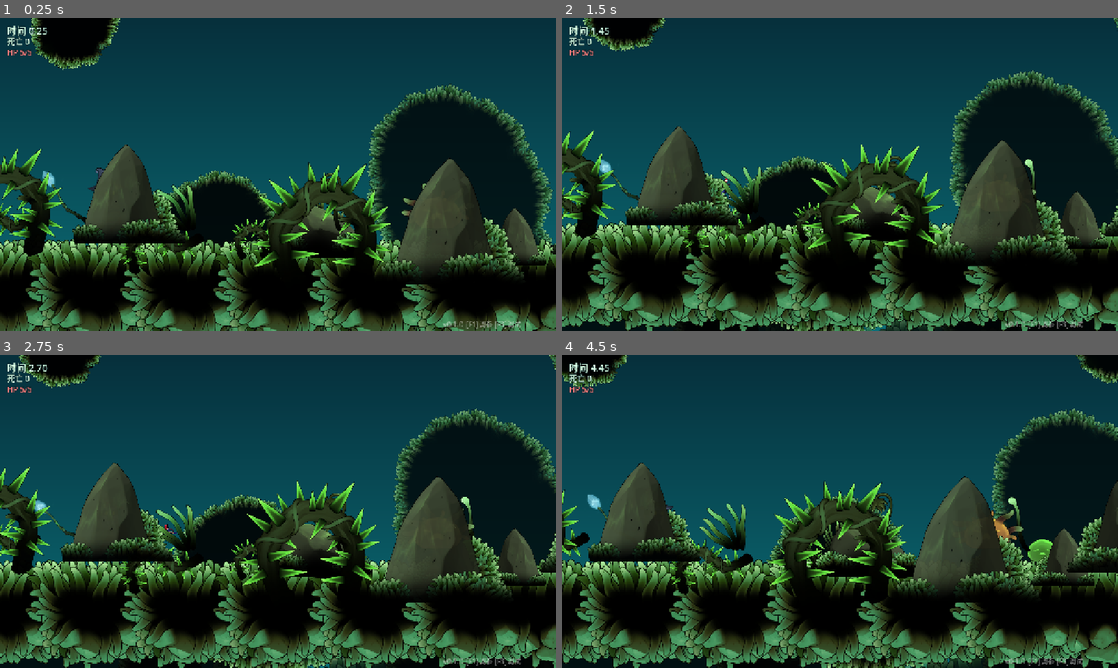
Above: before the commit, frames 1-4 (two rows, left to right).
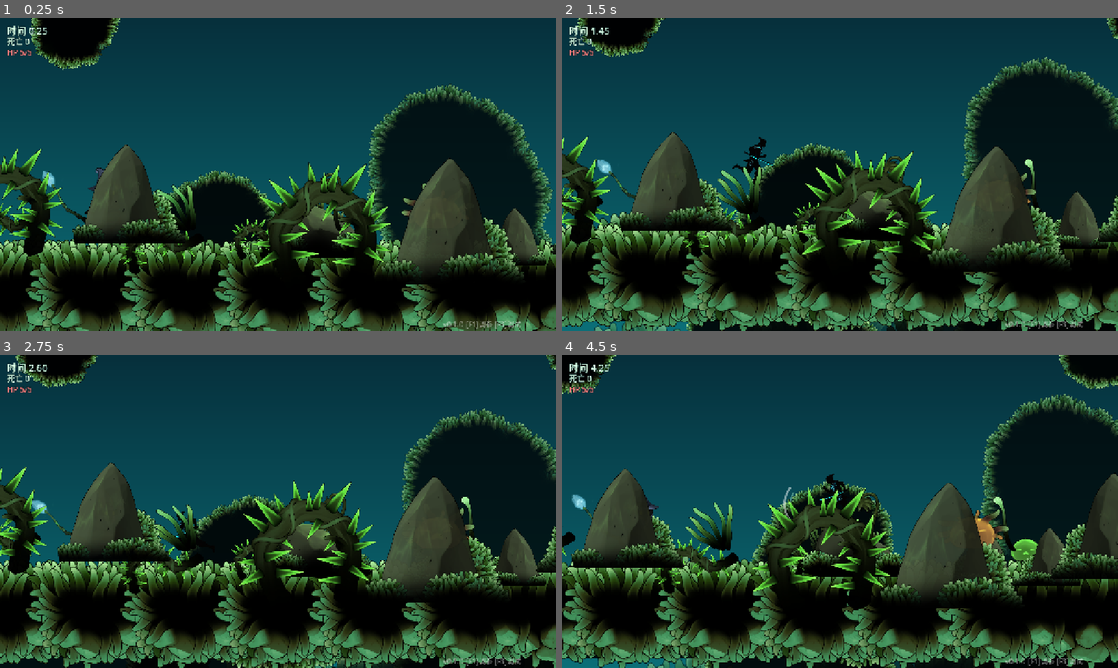
Above: after the commit, the same moments.

Repository: CyberpunkPsychosis/ai-game-engine
Game: Godot game, scene res://scenes/game.tscn
The game is run twice, just before and just after one commit, with the same random seed, the same clock (stepped at 60 frames per second) and the same inputs.
Inputs:
- Up to frame 1 (0.25 s): no input
- Up to frame 2 (1.5 s): tap Enter at 0.5 s; hold D (move_right) from 0.53 s (still down); tap J (attack) at 0.6 s; tap Space (jump) at 0.77, 0.8, 1.07, 1.35 s
- Up to frame 3 (2.75 s): tap Space (jump) at 1.52, 1.82, 2.3 s; tap J (attack) at 1.55, 2.1 s; release D (move_right) at 2.03 s; hold A (move_left) from 2.03 s (still down)
- Up to frame 4 (4.5 s): release A (move_left) at 2.78 s; hold D (move_right) 2.78-4.28 s; tap K (dash) at 2.85 s; tap Space (jump) at 3.02, 3.32, 3.77, 3.8, 4.07 s; tap J (attack) at 3.05, 4.35 s; tap L (special) at 3.6 s; hold A (move_left) from 4.28 s (still down)

The runs differ from the first frame. In frame 1, less than 0.1% of the frame differs, in the area x 15-16%, y 61-63%; in frame 2, 15%; in frame 3, 8.9%; in frame 4, 35%, in the area x 0-100%, y 0-100%.

Commit message:
player: 接入赛博忍者(Ludo 16帧奔跑)为主角
- assets/char/cyber: 16帧奔跑按质心对齐打包成 sheet + anim.json(run/idle/jump/fall 索引)
- cyber.gd: 走/跑/跳/落 + 突进斩(暂无攻击帧,前冲+斩光+命中) + 受击/重生,复用FX/Juice/音效
- game.gd 主角换 cyber;hero/cyber 重生函数统一为 public respawn()
- 本地校验:导入/运行/突进斩/受击/重生 全通过

Diff:
--- /dev/null
+++ b/assets/char/cyber/anim.json
@@ -0,0 +1,67 @@
+{
+  "sheet": "sheet.png",
+  "frame_w": 305,
+  "frame_h": 320,
+  "count": 16,
+  "foot_y": 294,
+  "actions": {
+    "run": {
+      "frames": [
+        0,
+        1,
+        2,
+        3,
+        4,
+        5,
+        6,
+        7,
+        8,
+        9,
+        10,
+        11,
+        12,
+        13,
+        14,
+        15
+      ],
+      "fps": 12,
+      "loop": true
+    },
+    "idle": {
+      "frames": [
+        0,
+        1,
+        2,
+        3,
+        4,
+        5,
+        6,
+        7,
+        8,
+        9,
+        10,
+        11,
+        12,
+        13,
+        14,
+        15
+      ],
+      "fps": 6,
+      "loop": true
+    },
+    "jump": {
+      "frames": [
+        4
+      ],
+      "fps": 1,
+      "loop": false
+    },
+    "fall": {
+      "frames": [
+        12
+      ],
+      "fps": 1,
+      "loop": false
+    }
+  }
+}
--- /dev/null
+++ b/scenes/cyber.tscn
@@ -0,0 +1,8 @@
+[gd_scene load_steps=2 format=3]
+
+[ext_resource type="Script" path="res://scripts/cyber.gd" id="1_cyber"]
+
+[node name="Cyber" type="CharacterBody2D"]
+collision_layer = 2
+collision_mask = 1
+script = ExtResource("1_cyber")
--- /dev/null
+++ b/scripts/cyber.gd
@@ -0,0 +1,137 @@
+extends CharacterBody2D
+## 赛博忍者 —— 用 Ludo 生成的 16 帧奔跑做主角(走/跑/跳/落 + 突进斩)。
+## 没有专门攻击帧，攻击=前冲+斩光特效(以后有攻击帧再升级)。
+
+@export_group("移动")
+@export var max_speed := 300.0
+@export var accel := 3000.0
+@export var friction := 3400.0
+@export var air_accel := 2200.0
+@export_group("跳跃")
+@export var jump_velocity := -720.0
+@export var gravity := 2050.0
+@export var fall_mult := 1.5
+@export var jump_cut := 0.45
+@export var max_fall := 1300.0
+@export var coyote := 0.1
+@export var jump_buffer := 0.1
+@export_group("战斗/显示")
+@export var max_hp := 5
+@export var attack_lunge := 360.0
+@export var sprite_scale := 0.55
+
+const BASE := "res://assets/char/cyber/"
+var spr: AnimatedSprite2D
+var _facing := 1
+var _coyote := 0.0
+var _buffer := 0.0
+var _atk_t := 0.0
+var _struck := false
+var _hp := 0
+var _inv := 0.0
+var spawn_point := Vector2.ZERO
+
+func _ready() -> void:
+	add_to_group("player")
+	collision_layer = 2
+	collision_mask = 1
+	_hp = max_hp
+	var man = JSON.parse_string(FileAccess.get_file_as_string(BASE + "anim.json"))
+	var shape := RectangleShape2D.new()
+	shape.size = Vector2(46, 104)
+	var cs := CollisionShape2D.new(); cs.shape = shape; cs.position = Vector2(0, -52)
+	add_child(cs)
+	spr = AnimatedSprite2D.new()
+	spr.sprite_frames = _build_frames(man)
+	spr.texture_filter = CanvasItem.TEXTURE_FILTER_LINEAR
+	spr.scale = Vector2(sprite_scale, sprite_scale)
+	spr.position = Vector2(0, (man["frame_h"] / 2.0 - man["foot_y"]) * sprite_scale)
+	spr.play("idle")
+	add_child(spr)
+
+func _build_frames(man: Dictionary) -> SpriteFrames:
+	var tex: Texture2D = load(BASE + man["sheet"])
+	var fw := int(man["frame_w"]); var fh := int(man["frame_h"])
+	var sf := SpriteFrames.new(); sf.remove_animation("default")
+	for name in man["actions"]:
+		var a = man["actions"][name]
+		sf.add_animation(name)
+		sf.set_animation_loop(name, a["loop"])
+		sf.set_animation_speed(name, a["fps"])
+		for idx in a["frames"]:
+			var at := AtlasTexture.new(); at.atlas = tex
+			at.region = Rect2(int(idx) * fw, 0, fw, fh)
+			sf.add_frame(name, at)
+	return sf
+
+func _physics_process(delta: float) -> void:
+	var on_floor := is_on_floor()
+	_inv = maxf(_inv - delta, 0.0)
+	_coyote = coyote if on_floor else maxf(_coyote - delta, 0.0)
+	_atk_t = maxf(_atk_t - delta, 0.0)
+
+	# 突进斩
+	if Input.is_action_just_pressed("attack") and _atk_t <= 0.0:
+		_atk_t = 0.28; _struck = false
+		velocity.x = _facing * attack_lunge
+		FX.sfx("slash"); Juice.shake(4.0)
+	if _atk_t > 0.18 and not _struck:    # 出招稍后命中
+		_struck = true
+		_slash()
+
+	# 水平移动(突进时不夺取控制,让前冲生效)
+	var dir := Input.get_axis("move_left", "move_right")
+	if _atk_t <= 0.0:
+		if dir != 0.0:
+			_facing = sign(dir)
+			velocity.x = move_toward(velocity.x, dir * max_speed, (accel if on_floor else air_accel) * delta)
+		else:
+			velocity.x = move_toward(velocity.x, 0.0, friction * delta)
+
+	# 跳
+	if Input.is_action_just_pressed("jump"): _buffer = jump_buffer
+	else: _buffer = maxf(_buffer - delta, 0.0)
+	if _buffer > 0.0 and _coyote > 0.0:
+		velocity.y = jump_velocity; _buffer = 0.0; _coyote = 0.0; FX.sfx("jump")
+	if Input.is_action_just_released("jump") and velocity.y < 0.0:
+		velocity.y *= jump_cut
+
+	velocity.y = minf(velocity.y + gravity * (fall_mult if velocity.y > 0 else 1.0) * delta, max_fall)
+	move_and_slide()
+	_contact_damage()
+
+	# 动画
+	if not on_floor: spr.play("jump" if velocity.y < 0 else "fall")
+	elif absf(velocity.x) > 14.0: spr.play("run")
+	else: spr.play("idle")
+	spr.flip_h = _facing < 0
+
+func _slash() -> void:
+	var f := preload("res://scenes/hit_fx.tscn").instantiate()
+	f.dir = _facing; f.position = Vector2(_facing * 90, -55); add_child(f)
+	FX.screen_flash(Color(0.6, 1, 1), 0.05, 0.06); Juice.hitstop(0.05)
+	for e in get_tree().get_nodes_in_group("enemy"):
+		if not is_instance_valid(e) or not e.has_method("hurt"): continue
+		var to: Vector2 = e.global_position - global_position
+		if absf(to.y) < 110 and to.x * _facing > -30 and absf(to.x) < 150:
+			e.hurt(1, Vector2(_facing * 320, -260))
+
+func _contact_damage() -> void:
+	if _inv > 0.0: return
+	for e in get_tree().get_nodes_in_group("enemy"):
+		if not is_instance_valid(e): continue
+		var to: Vector2 = e.global_position - global_position
+		if absf(to.x) < 54 and to.y < 10 and to.y > -90:
+			take_damage(1, e.global_position.x); return
+
+func take_damage(amount: int, from_x: float) -> void:
+	if _inv > 0.0: return
+	_hp -= amount; _inv = 0.9
+	FX.flash(spr); FX.sfx("hit"); Juice.shake(7.0); Juice.hitstop(0.06)
+	var away := 1.0 if global_position.x >= from_x else -1.0
+	velocity = Vector2(away * 320, -260)
+	if _hp <= 0: respawn()
+
+func respawn() -> void:
+	_hp = max_hp; _inv = 1.0; velocity = Vector2.ZERO
+	global_position = spawn_point
--- a/scripts/game.gd
+++ b/scripts/game.gd
@@ -2,7 +2,7 @@
 ## 《苔光》运行时：读 scene.json → 视差层 + 装饰 + 碰撞 + 标记(出生/弹跳/机关/出口) + 玩家 + 相机 + HUD。
 
 const LEVEL := "res://scenes/level1.json"
-const VIIR := preload("res://scenes/hero.tscn")
+const VIIR := preload("res://scenes/cyber.tscn")
 const MOSSY_BASE := "res://assets/packs/mossy/"
 const ANIM_BASE := "res://assets/anim/"
 const PARALLAX := {"far":0.30, "back":0.60, "play":1.00, "fore":1.18}
--- a/scripts/hero.gd
+++ b/scripts/hero.gd
@@ -153,7 +153,7 @@
 		"hurt":
 			_state = "idle"
 		"death":
-			_respawn()
+			respawn()
 
 func _strike(kind: String) -> void:
 	_spawn_hit(Vector2(_facing * 86, -48))
@@ -193,7 +193,7 @@
 	else:
 		_state = "hurt"; spr.play("hurt")
 
-func _respawn() -> void:
+func respawn() -> void:
 	_hp = max_hp; _inv = 1.0; _state = "idle"
 	velocity = Vector2.ZERO
 	global_position = spawn_point
Binary file added: assets/char/cyber/sheet.png
Not shown, added: assets/char/cyber/sheet.png.import
Not shown, added: scripts/cyber.gd.uid
